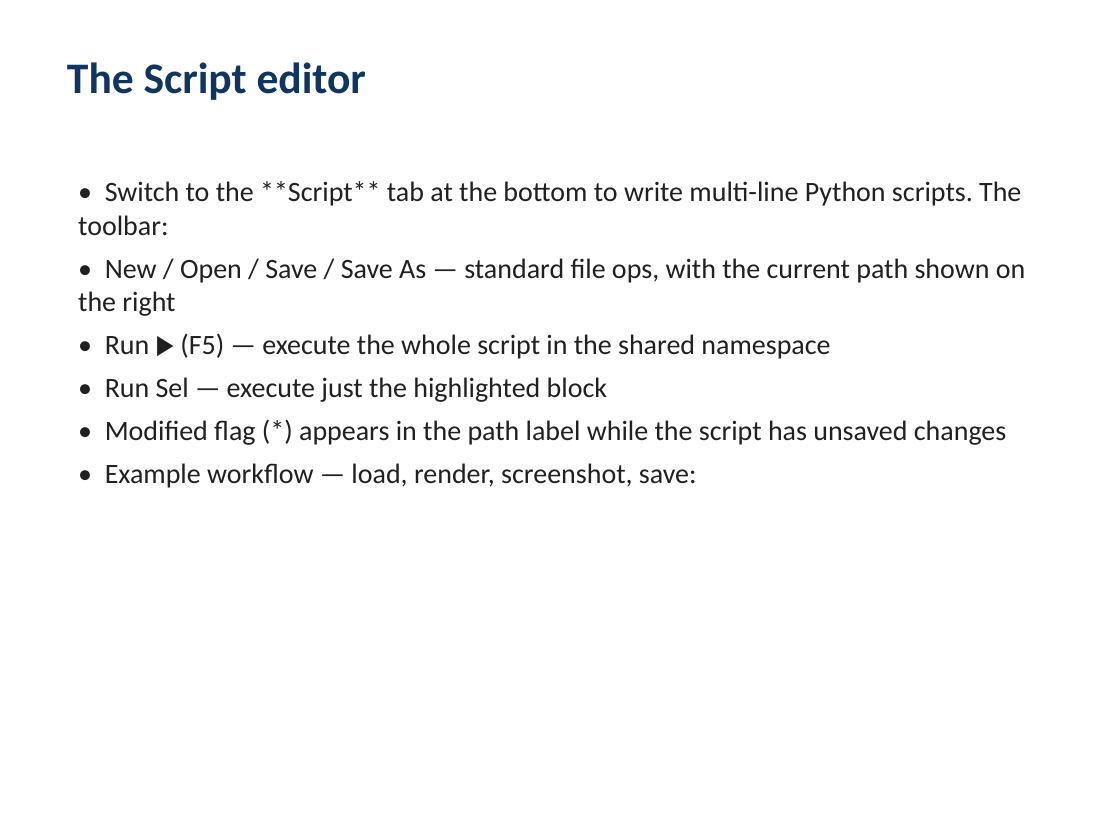
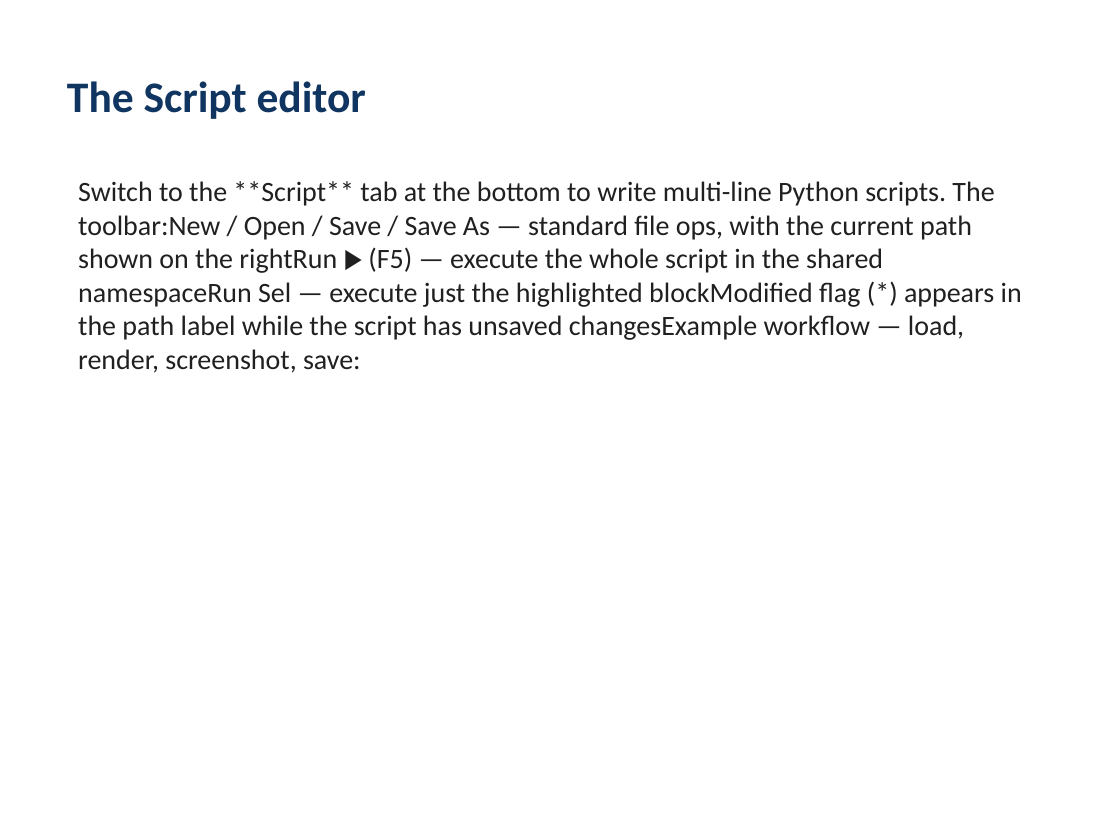
Before and after one commit to kekegg/protein-studio, a slide deck: slide 10 of docs/UserGuide.pptx (slide 9 before the commit). Drawn at 1120x840 pixels with LibreOffice and Linux fonts; fonts in the diff are those of the drawing. Boxes give left, top, right and bottom in pixels: in the first picture for what was removed or moved away, otherwise in the second. Text is boxed around its words. In the diff, an @@ line names an element or a change of style, - is before the commit and + after.

Commit message:
Redo documentation generation with Node toolchain
Replace docs/generate_docs.py (python-docx + python-pptx) with
docs/generate_docs.mjs (docx v9 + pptxgenjs v3). The single content
source feeds both renderers — change DEVELOPER_GUIDE / USER_GUIDE
once, both .docx and .pptx update.

Build is one npm command:

    cd docs && npm install && npm run build

The new generator:
  - Uses ES modules and the latest docx/pptxgenjs APIs
  - Adds an MCP server section (Tools menu / toolbar pill / status bar)
    and a per-SS ribbon entry to keep the developer guide current
  - Adds an MCP user-guide section explaining the in-app start/stop
    controls and what tools the agent exposes
  - Renders code blocks with a thin gray border + Consolas text in
    dark green (matches the existing palette)
  - Silently skips missing screenshots so a partial docs/screenshots/
    directory doesn't break the build

docs/README.md documents the toolchain, content model, and how to
verify the outputs (unzip + grep). node_modules is gitignored.

```diff
--- a/docs/UserGuide.pptx
+++ b/docs/UserGuide.pptx
@@ text "The Script editor" at (67,81,366,119): vertical alignment top to middle @@
@@ text at (78,181,1022,373): text changed @@
-• Switch to the **Script** tab at the bottom to write multi-line Python scripts. The toolbar:
-• New / Open / Save / Save As — standard file ops, with the current path shown on the right
-• Run ▶ (F5) — execute the whole script in the shared namespace
-• Run Sel — execute just the highlighted block
-• Modified flag (*) appears in the path label while the script has unsaved changes
-• Example workflow — load, render, screenshot, save:
+Switch to the **Script** tab at the bottom to write multi-line Python scripts. The toolbar:New / Open / Save / Save As — standard file ops, with the current path shown on the rightRun ▶ (F5) — execute the whole script in the shared namespaceRun Sel — execute just the highlighted blockModified flag (*) appears in the path label while the script has unsaved changesExample workflow — load, render, screenshot, save:
```
Also in this commit, not shown: 10 other slides changed, 1 slide added, 8 other files.
